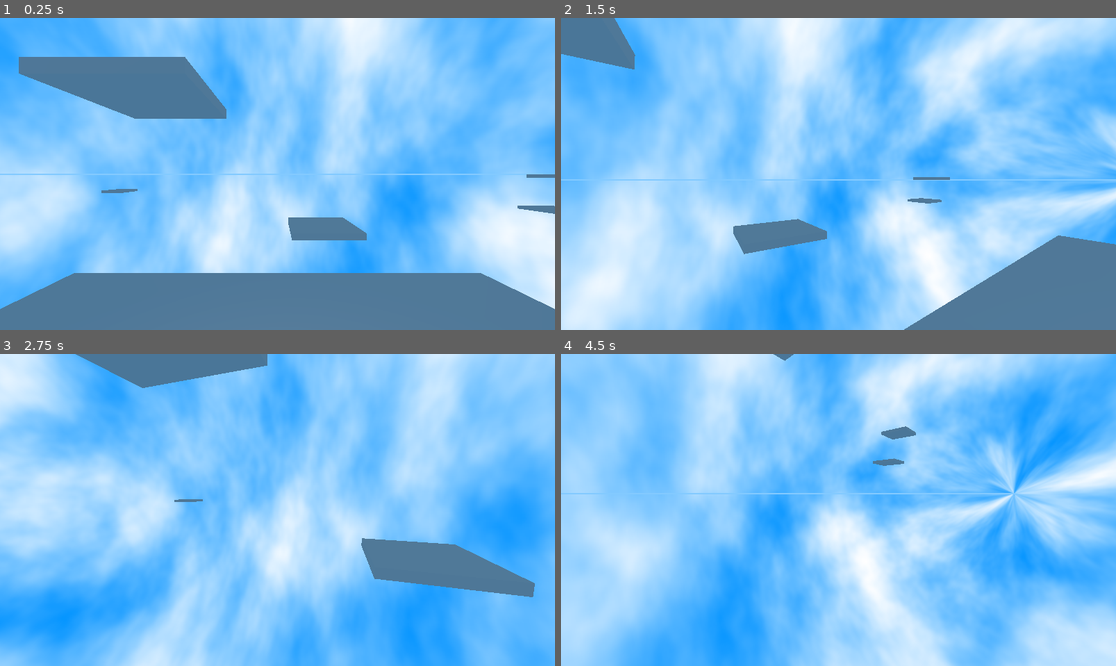
Above: before the commit, frames 1-4 (two rows, left to right).
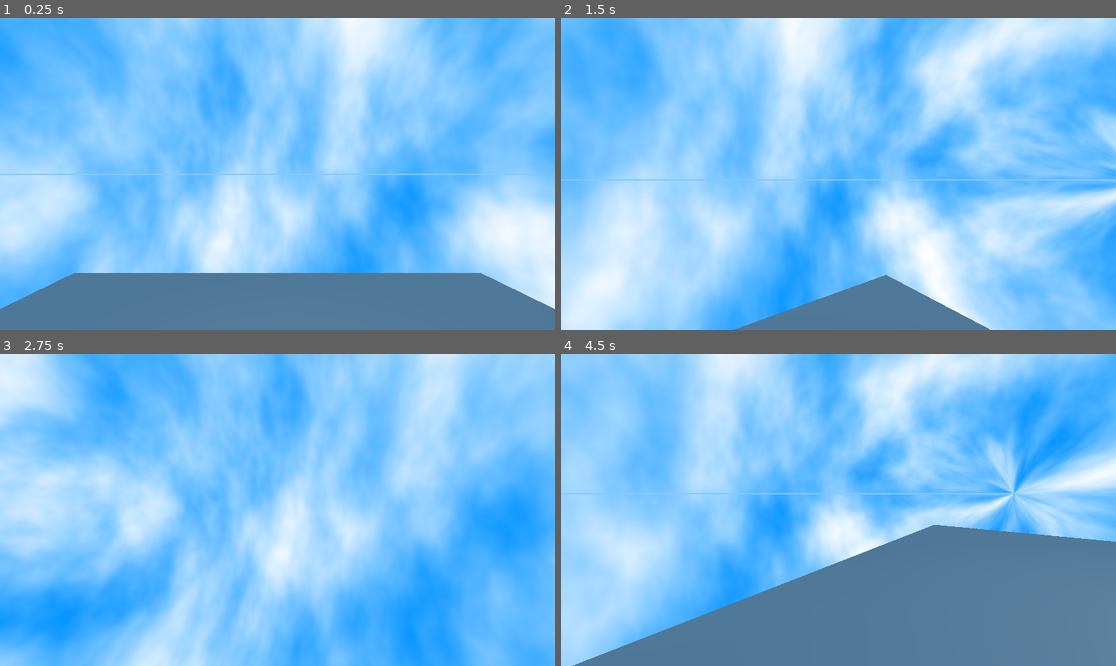
Above: after the commit, the same moments.

Repository: JustAws0m3/Godot_project_1
Game: Godot game, scene res://Main.tscn
The game is run twice, just before and just after one commit, with the same random seed, the same clock (stepped at 60 frames per second) and the same inputs.
Inputs (mouse positions are in pixels of both pictures, inside the frame that each line leads up to):
- Up to frame 1 (0.25 s): no input
- Up to frame 2 (1.5 s): tap Enter (ui_accept) at 0.5, 0.6 s; move the mouse to (866, 174) at 0.52 s; hold R (Refresh, bound only after the commit) 0.53-1.28 s; hold Up (ui_up) from 0.53 s (still down); tap Space (Jump, bound only after the commit) at 0.77, 1.07 s; move the mouse to (810, 174) at 1.27 s; tap R (Refresh, bound only after the commit) at 1.35 s
- Up to frame 3 (2.75 s): keep holding Up (ui_up); tap Space (Jump, bound only after the commit) at 1.52, 1.55, 1.82, 2.1 s; move the mouse to (288, 503) at 2.02 s; tap Enter (ui_accept) at 2.3 s
- Up to frame 4 (4.5 s): keep holding Up (ui_up); move the mouse to (832, 516) at 2.77 s; tap Enter (ui_accept) at 2.85, 4.35 s; tap Space (Jump, bound only after the commit) at 3.02, 3.32, 3.77, 3.8, 4.07 s; tap R (Refresh, bound only after the commit) at 3.05 s; move the mouse to (877, 513) at 3.52 s; hold R (Refresh, bound only after the commit) 3.53-4.28 s; move the mouse to (794, 506) at 4.27 s

The runs differ from the first frame. In frame 1, 6.4% of the frame differs, in the area x 3-100%, y 12-72%; in frame 2, 13%; in frame 3, 5.8%; in frame 4, 29%, in the area x 2-100%, y 0-100%.
Error after the commit: Parse Error: Preload file "uid://bmtu2j0njtlvr" does not exist. (res://basic_unpacker.gd:3)

Commit message:
updated things

Diff:
--- a/Main.tscn
+++ b/Main.tscn
@@ -1,9 +1,10 @@
-[gd_scene load_steps=13 format=3 uid="uid://ci1nkihh4sql7"]
+[gd_scene load_steps=14 format=3 uid="uid://ci1nkihh4sql7"]
 
 [ext_resource type="PackedScene" uid="uid://qcpbwegnndl4" path="res://player.tscn" id="2_r0du0"]
 [ext_resource type="PackedScene" uid="uid://cx7im3ai1vqkn" path="res://static_box.tscn" id="2_uu6xs"]
 [ext_resource type="Shader" uid="uid://b7qm5k7pmbp8j" path="res://shader.tres" id="3_r0du0"]
 [ext_resource type="Script" uid="uid://cv0hyj85yiy87" path="res://basic_unpacker.gd" id="4_cm0pq"]
+[ext_resource type="PackedScene" uid="uid://bmtu2j0njtlvr" path="res://path.tscn" id="5_fos0i"]
 
 [sub_resource type="Gradient" id="Gradient_r0du0"]
 interpolation_mode = 2
@@ -50,3 +51,5 @@
 
 [node name="Unpacker" type="Node" parent="."]
 script = ExtResource("4_cm0pq")
+
+[node name="Path3D" parent="." instance=ExtResource("5_fos0i")]
--- a/basic_unpacker.gd
+++ b/basic_unpacker.gd
@@ -1,19 +1,69 @@
 extends Unpacker
 const STATIC_BOX : PackedScene = preload("uid://cx7im3ai1vqkn")
+const PATH = preload("uid://bmtu2j0njtlvr")
 
 var MIN_POINTS = 5
 var MAX_POINTS = 10
-var MAP_SIZE = Vector3(200,30,200)
+var MAP_SIZE = Vector3(500,30,500)
+var MIN_PATHS = 30
+var MAX_PATHS = 50
+
+class BoxDistanceData:
+	var box_a: Node3D
+	var box_b: Node3D
+	var distance: float
+
+	func _init(box_a:Node3D,box_b:Node3D,distance:float):
+		self.box_a = box_a
+		self.box_b = box_b
+		self.distance = distance
 
 func _ready() -> void:
 	unpack()
 
-func unpack():
+func create_box() -> Node3D:
+	var new_box = STATIC_BOX.instantiate() as Node3D
+	var x = randf_range(-MAP_SIZE.x / 2,MAP_SIZE.x / 2)
+	var y = randf_range(-MAP_SIZE.y / 2,MAP_SIZE.y / 2)
+	var z = randf_range(-MAP_SIZE.z / 2,MAP_SIZE.z / 2)
+	new_box.position = Vector3(x,y,z)
+	new_box.scale = Vector3(10,1,10)
+	add_child(new_box)
+	return new_box
+
+func get_box_distances(boxes:Array) -> Array[BoxDistanceData]:
+	var result : Array[BoxDistanceData] = []
+
+	for i in range(len(boxes)):
+		var box_i = boxes[i]
+		for j in range(i+1,len(boxes)):
+			var box_j = boxes[j]
+			var dist = box_i.position.distance_to(box_j.position)
+			result.append(BoxDistanceData.new(box_i,box_j,dist))
+	return result
+
+
+func create_path(data:BoxDistanceData):
+	var path = PATH.instantiate() as Path3D
+	path.curve.add_point(data.box_a.position)
+	path.curve.add_point(data.box_b.position)
+
+
+func sort_boxes_by_distance(a:BoxDistanceData,b:BoxDistanceData):
+	return a.distance < b.distance
+
+func create_all_paths(boxes:Array):
+	var box_distances = get_box_distances(boxes)
+	box_distances.sort_custom(sort_boxes_by_distance)
+	var n_paths = randi_range(min(MIN_PATHS,len(box_distances)),min(MAX_PATHS,len(box_distances)))
+	for i in range(n_paths):
+		create_path(box_distances[i])
+
+
+func unpack() -> Array[Unpacker]:
+	var boxes = []
 	for i in range(randi_range(MIN_POINTS,MAX_POINTS)):
-		var new_box = STATIC_BOX.instantiate() as Node3D
-		var x = randf_range(-MAP_SIZE.x / 2,MAP_SIZE.x / 2)
-		var y = randf_range(-MAP_SIZE.y / 2,MAP_SIZE.y / 2)
-		var z = randf_range(-MAP_SIZE.z / 2,MAP_SIZE.z / 2)
-		new_box.position = Vector3(x,y,z)
-		new_box.scale = Vector3(10,1,10)
-		add_child(new_box)
+		boxes.append(create_box())
+	create_all_paths(boxes)
+
+	return []
--- a/character_body_3d.gd
+++ b/character_body_3d.gd
@@ -3,8 +3,9 @@
 @onready var rotator_y: Node3D = $RotatorY
 @onready var rotator_x: Node3D = $RotatorY/RotatorX
 
-
-const SPEED = 5.0
+#Player Speed
+const WALK_SPEED = 5.0
+const SPRINT_SPEED = 10.0
 const JUMP_VELOCITY = 4.5
 
 #Camera Rotation
@@ -23,23 +24,27 @@
 		velocity += get_gravity() * delta
 
 	# Handle jump.
-	if Input.is_action_just_pressed("ui_accept") and is_on_floor():
+	if Input.is_action_just_pressed("Jump") and is_on_floor():
 		velocity.y = JUMP_VELOCITY
 
 	# Get the input direction and handle the movement/deceleration.
 	# As good practice, you should replace UI actions with custom gameplay actions.
-	var input_dir := Input.get_vector("ui_left", "ui_right", "ui_up", "ui_down")
+	var input_dir := Input.get_vector("Left", "Right", "Forwards", "Backwards")
 	var direction_x = input_dir.x * Vector3(cos(rotator_y.rotation.y), 0, -sin(rotator_y.rotation.y))
 	var direction_y = input_dir.y * Vector3(sin(rotator_y.rotation.y), 0, cos(rotator_y.rotation.y))
 	var direction := (transform.basis * (direction_x + direction_y)).normalized()
+
+	# Process speed
+	var speed = SPRINT_SPEED if Input.is_action_pressed("Sprint") else WALK_SPEED
 	if direction:
-		velocity.x = direction.x * SPEED
-		velocity.z = direction.z * SPEED
+		velocity.x = direction.x * speed
+		velocity.z = direction.z * speed
 	else:
-		velocity.x = move_toward(velocity.x, 0, SPEED)
-		velocity.z = move_toward(velocity.z, 0, SPEED)
+		velocity.x = move_toward(velocity.x, 0, speed)
+		velocity.z = move_toward(velocity.z, 0, speed)
 
 	move_and_slide()
+
 
 func _input(event):
 	if event is InputEventMouseMotion:
@@ -48,9 +53,11 @@
 		rotator_x.rotate_x(relative_motion.y * CAMERA_ROTATION_FACTOR)
 		rotator_x.rotation.x = clamp(rotator_x.rotation.x,CAMERA_ROTATION_X_MIN,CAMERA_ROTATION_X_MAX)
 	if event is InputEventKey and event.pressed:
-		if event.is_action_pressed("ui_text_backspace"):
+		if event.is_action_pressed("Debug"):
 			if mouse_mode == Input.MOUSE_MODE_CAPTURED:
 				mouse_mode = Input.MOUSE_MODE_VISIBLE
 			else:
 				mouse_mode = Input.MOUSE_MODE_CAPTURED
 			Input.mouse_mode = mouse_mode
+		if event.is_action_pressed("Refresh"):
+			position = Vector3(0,0,0)
--- a/project.godot
+++ b/project.godot
@@ -14,3 +14,49 @@
 run/main_scene="uid://ci1nkihh4sql7"
 config/features=PackedStringArray("4.5", "Forward Plus")
 config/icon="res://icon.svg"
+
+[input]
+
+Forwards={
+"deadzone": 0.2,
+"events": [Object(InputEventKey,"resource_local_to_scene":false,"resource_name":"","device":-1,"window_id":0,"alt_pressed":false,"shift_pressed":false,"ctrl_pressed":false,"meta_pressed":false,"pressed":false,"keycode":0,"physical_keycode":87,"key_label":0,"unicode":119,"location":0,"echo":false,"script":null)
+, Object(InputEventKey,"resource_local_to_scene":false,"resource_name":"","device":-1,"window_id":0,"alt_pressed":false,"shift_pressed":false,"ctrl_pressed":false,"meta_pressed":false,"pressed":false,"keycode":0,"physical_keycode":4194320,"key_label":0,"unicode":0,"location":0,"echo":false,"script":null)
+]
+}
+Backwards={
+"deadzone": 0.2,
+"events": [Object(InputEventKey,"resource_local_to_scene":false,"resource_name":"","device":-1,"window_id":0,"alt_pressed":false,"shift_pressed":false,"ctrl_pressed":false,"meta_pressed":false,"pressed":false,"keycode":0,"physical_keycode":83,"key_label":0,"unicode":115,"location":0,"echo":false,"script":null)
+, Object(InputEventKey,"resource_local_to_scene":false,"resource_name":"","device":-1,"window_id":0,"alt_pressed":false,"shift_pressed":false,"ctrl_pressed":false,"meta_pressed":false,"pressed":false,"keycode":0,"physical_keycode":4194322,"key_label":0,"unicode":0,"location":0,"echo":false,"script":null)
+]
+}
+Right={
+"deadzone": 0.2,
+"events": [Object(InputEventKey,"resource_local_to_scene":false,"resource_name":"","device":-1,"window_id":0,"alt_pressed":false,"shift_pressed":false,"ctrl_pressed":false,"meta_pressed":false,"pressed":false,"keycode":0,"physical_keycode":68,"key_label":0,"unicode":100,"location":0,"echo":false,"script":null)
+, Object(InputEventKey,"resource_local_to_scene":false,"resource_name":"","device":-1,"window_id":0,"alt_pressed":false,"shift_pressed":false,"ctrl_pressed":false,"meta_pressed":false,"pressed":false,"keycode":0,"physical_keycode":4194321,"key_label":0,"unicode":0,"location":0,"echo":false,"script":null)
+]
+}
+Left={
+"deadzone": 0.2,
+"events": [Object(InputEventKey,"resource_local_to_scene":false,"resource_name":"","device":-1,"window_id":0,"alt_pressed":false,"shift_pressed":false,"ctrl_pressed":false,"meta_pressed":false,"pressed":false,"keycode":0,"physical_keycode":65,"key_label":0,"unicode":97,"location":0,"echo":false,"script":null)
+, Object(InputEventKey,"resource_local_to_scene":false,"resource_name":"","device":-1,"window_id":0,"alt_pressed":false,"shift_pressed":false,"ctrl_pressed":false,"meta_pressed":false,"pressed":false,"keycode":0,"physical_keycode":4194319,"key_label":0,"unicode":0,"location":0,"echo":false,"script":null)
+]
+}
+Jump={
+"deadzone": 0.2,
+"events": [Object(InputEventKey,"resource_local_to_scene":false,"resource_name":"","device":-1,"window_id":0,"alt_pressed":false,"shift_pressed":false,"ctrl_pressed":false,"meta_pressed":false,"pressed":false,"keycode":0,"physical_keycode":32,"key_label":0,"unicode":32,"location":0,"echo":false,"script":null)
+]
+}
+Debug={
+"deadzone": 0.2,
+"events": [Object(InputEventKey,"resource_local_to_scene":false,"resource_name":"","device":-1,"window_id":0,"alt_pressed":false,"shift_pressed":false,"ctrl_pressed":false,"meta_pressed":false,"pressed":false,"keycode":0,"physical_keycode":4194308,"key_label":0,"unicode":0,"location":0,"echo":false,"script":null)
+]
+}
+Refresh={
+"deadzone": 0.2,
+"events": [Object(InputEventKey,"resource_local_to_scene":false,"resource_name":"","device":-1,"window_id":0,"alt_pressed":false,"shift_pressed":false,"ctrl_pressed":false,"meta_pressed":false,"pressed":false,"keycode":0,"physical_keycode":82,"key_label":0,"unicode":114,"location":0,"echo":false,"script":null)
+]
+}
+Sprint={
+"deadzone": 0.2,
+"events": []
+}
--- a/shader.tres
+++ b/shader.tres
@@ -44,4 +44,4 @@
 nodes/sky/4/position = Vector2(-200, 0)
 nodes/sky/5/node = SubResource("VisualShaderNodeTexture2DParameter_exf0p")
 nodes/sky/5/position = Vector2(-200, 280)
-nodes/sky/connections = PackedInt32Array(2, 0, 0, 0, 4, 0, 2, 0, 5, 0, 2, 2)
+nodes/sky/connections = PackedInt32Array(5, 0, 2, 2, 2, 0, 0, 0, 4, 0, 2, 0)
--- a/unpacker.gd
+++ b/unpacker.gd
@@ -1,7 +1,6 @@
 class_name Unpacker
 extends Node
 
-@export var next: Unpacker
-
-func unpack():
-	print("Hello, World")
+func unpack() -> Array[Unpacker]:
+	print("You should probably override the unpack method!")
+	return []
